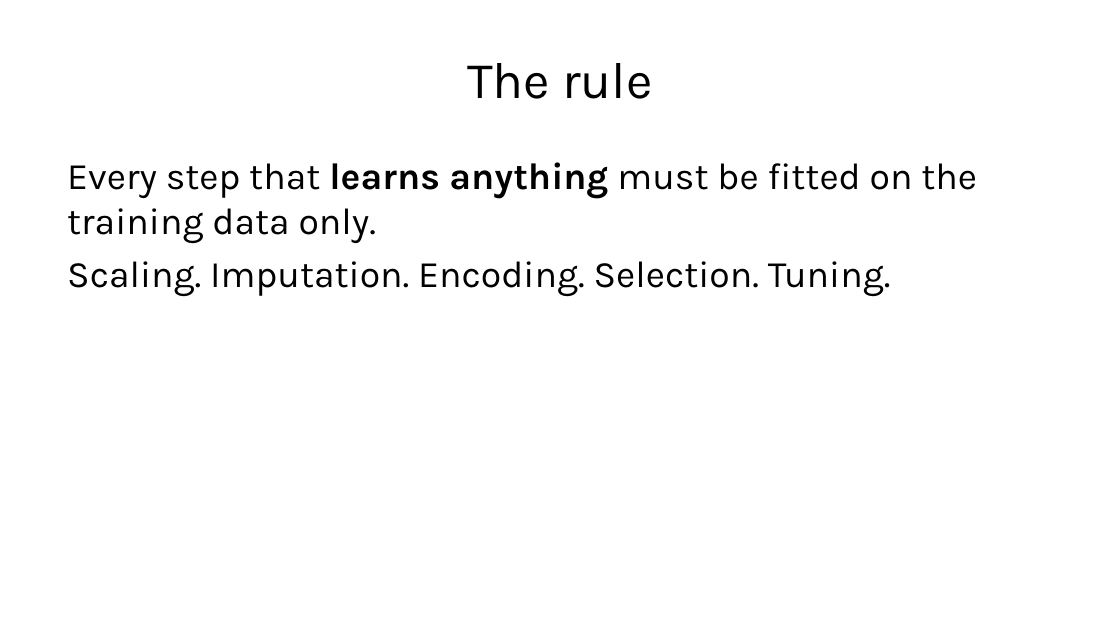
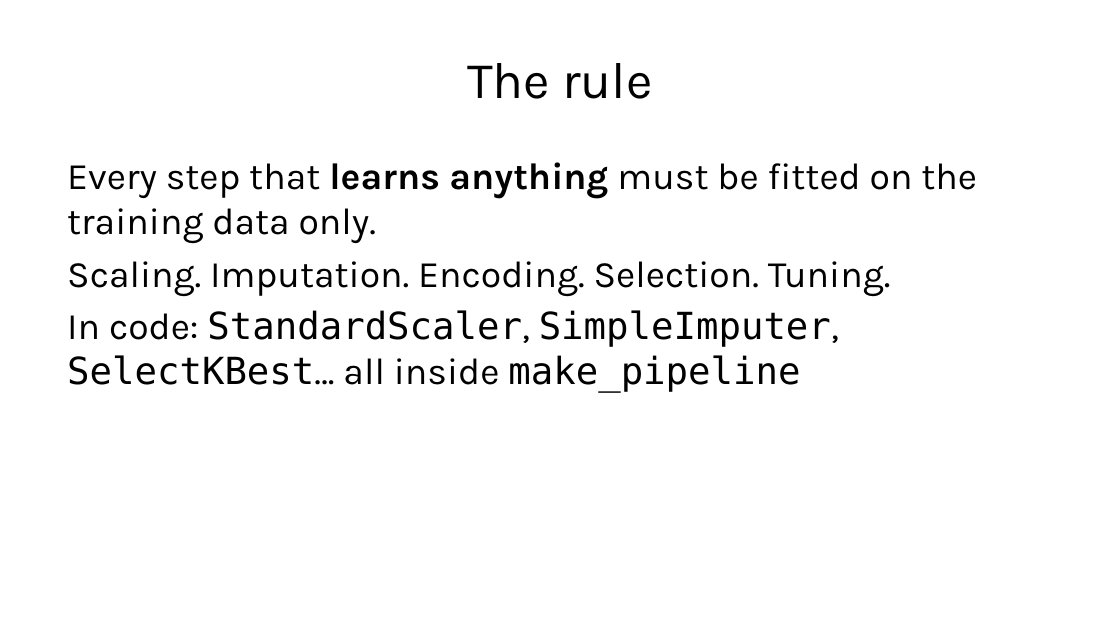
Before and after one commit to fabioantonini/technologies-for-artificial-intelligence, a slide deck: slide 62 of Lessons/01_introduction_and_workflow/Slides/introduction_and_workflow_slides.pptx. Drawn at 1120x630 pixels with LibreOffice and Linux fonts; fonts in the diff are those of the drawing; background and template pictures are left out. Boxes give left, top, right and bottom in pixels: in the first picture for what was removed or moved away, otherwise in the second. Text is boxed around its words. In the diff, an @@ line names an element or a change of style, - is before the commit and + after.

```diff
--- a/Lessons/01_introduction_and_workflow/Slides/introduction_and_workflow_slides.pptx
+++ b/Lessons/01_introduction_and_workflow/Slides/introduction_and_workflow_slides.pptx
@@ text at [67,310,839,391]: paragraph added @@
+In code: StandardScaler, SimpleImputer, SelectKBest… all inside make_pipeline
```
Also in this commit, not shown: 9 other slides changed, 2 slides added, 2 slides removed, 6 other files.
